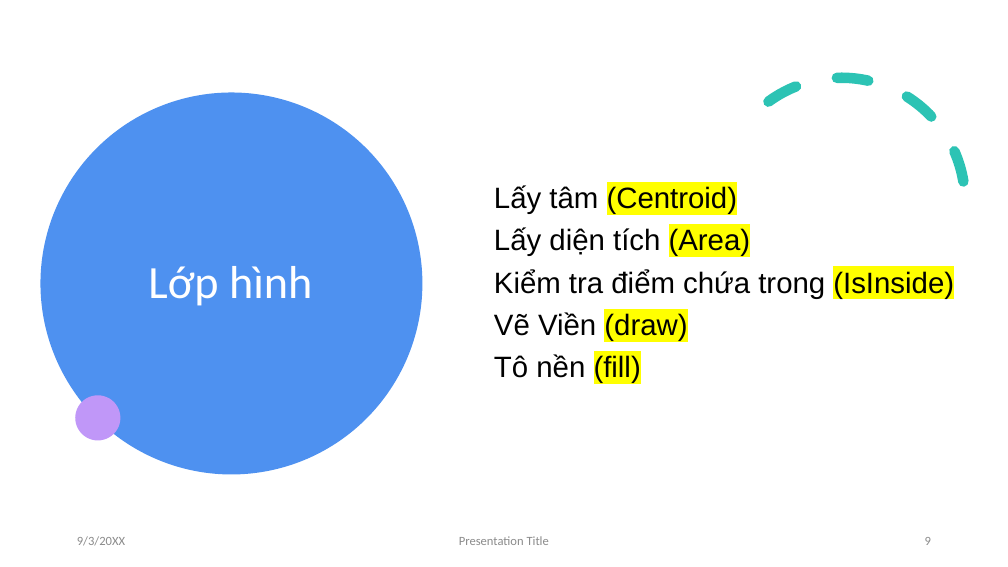
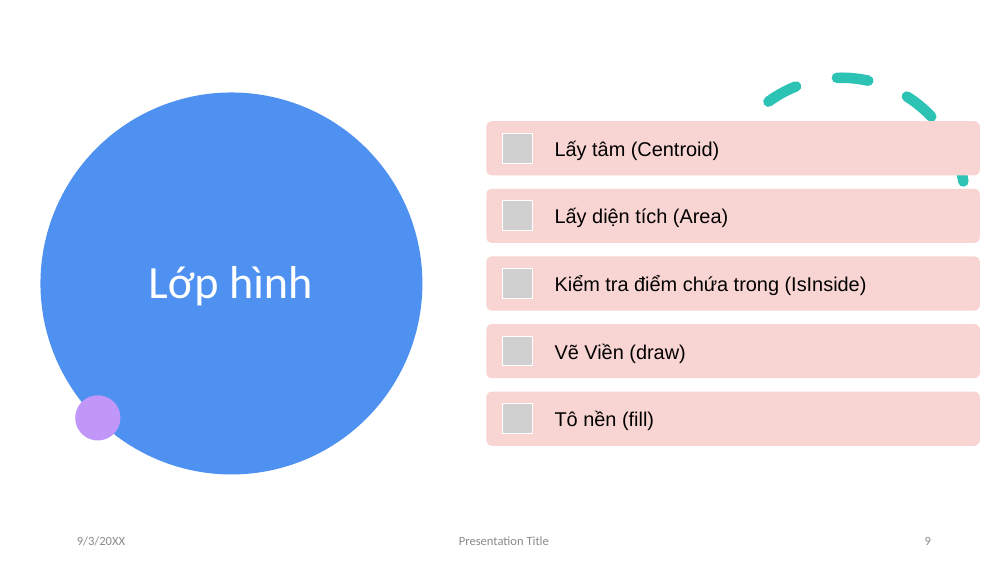
Before and after one commit to vietdoo/draw-groups-connected-shapes, a slide deck: slide 9 of Presentation.pptx. Drawn at 1008x567 pixels with LibreOffice and Linux fonts; fonts in the diff are those of the drawing; grey boxes stand for pictures. Boxes give left, top, right and bottom in pixels: in the first picture for what was removed or moved away, otherwise in the second. Text is boxed around its words. In the diff, an @@ line names an element or a change of style, - is before the commit and + after.

```diff
--- a/Presentation.pptx
+++ b/Presentation.pptx
@@ text removed at [494,185,954,383] @@
-Lấy tâm (Centroid)
-Lấy diện tích (Area)
-Kiểm tra điểm chứa trong (IsInside)
-Vẽ Viền (draw)
-Tô nền (fill)
@@ group added at [486,121,980,446]: 5 rounded rectangles, 5 pictures, 5 texts @@
+Lấy tâm (Centroid)
+Lấy diện tích (Area)
+Kiểm tra điểm chứa trong (IsInside)
+Vẽ Viền (draw)
+Tô nền (fill)
```
Also in this commit, not shown: 1 other slide changed, 36 other files.
